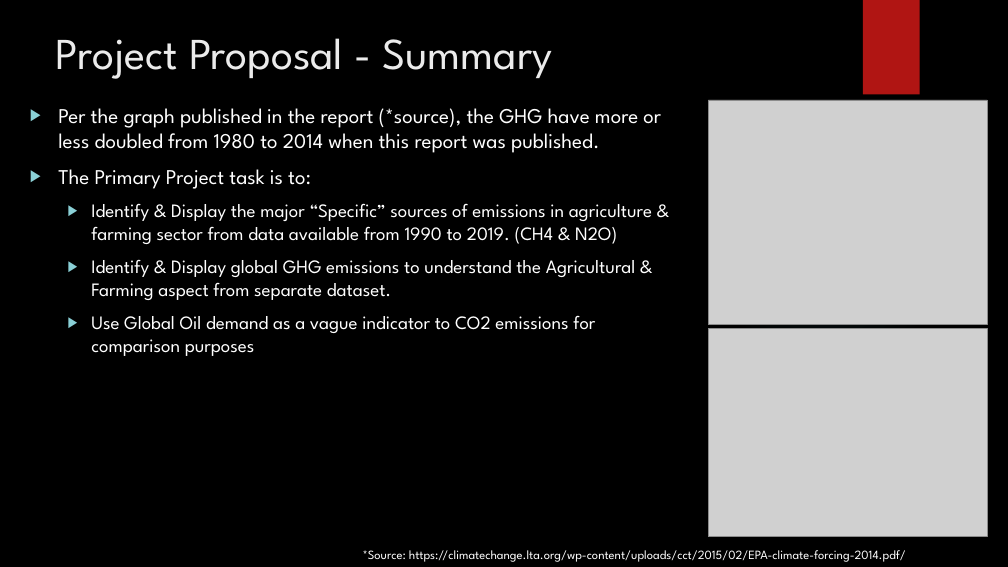
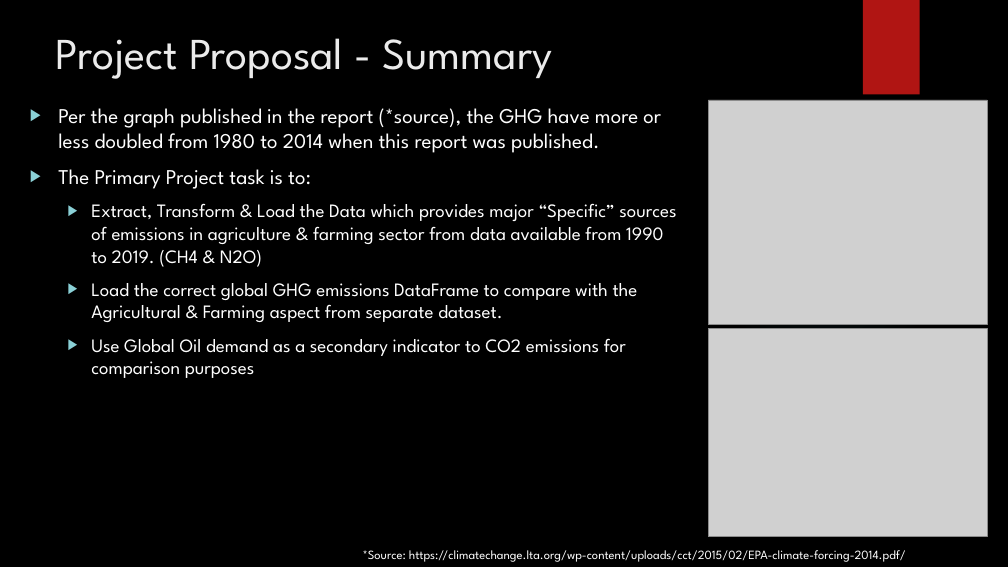
Before and after one commit to harsh-env/Greenhouse_Gases_ETL, a slide deck: slide 3 of Project2_Proposal.pptx. Drawn at 1008x567 pixels with LibreOffice and Linux fonts; fonts in the diff are those of the drawing; grey boxes stand for pictures; background and template pictures are left out. Boxes give left, top, right and bottom in pixels: in the first picture for what was removed or moved away, otherwise in the second. Text is boxed around its words. In the diff, an @@ line names an element or a change of style, - is before the commit and + after.

Commit message:
updated proposal

```diff
--- a/Project2_Proposal.pptx
+++ b/Project2_Proposal.pptx
@@ text at (91,203,676,378): text changed @@
-  ▶ Identify & Display the major “Specific” sources of emissions in agriculture & farming sector from data available from 1990 to 2019. (CH4 & N2O)
-  ▶ Identify & Display global GHG emissions to understand the Agricultural & Farming aspect from separate dataset.
-  ▶ Use Global Oil demand as a vague indicator to CO2 emissions for comparison purposes
+  ▶ Extract, Transform & Load the Data which provides major “Specific” sources of emissions in agriculture & farming sector from data available from 1990 to 2019. (CH4 & N2O)
+  ▶ Load the correct global GHG emissions DataFrame to compare with the Agricultural & Farming aspect from separate dataset.
+  ▶ Use Global Oil demand as a secondary indicator to CO2 emissions for comparison purposes
```
Also in this commit, not shown: 1 slide removed, 1 other file.
